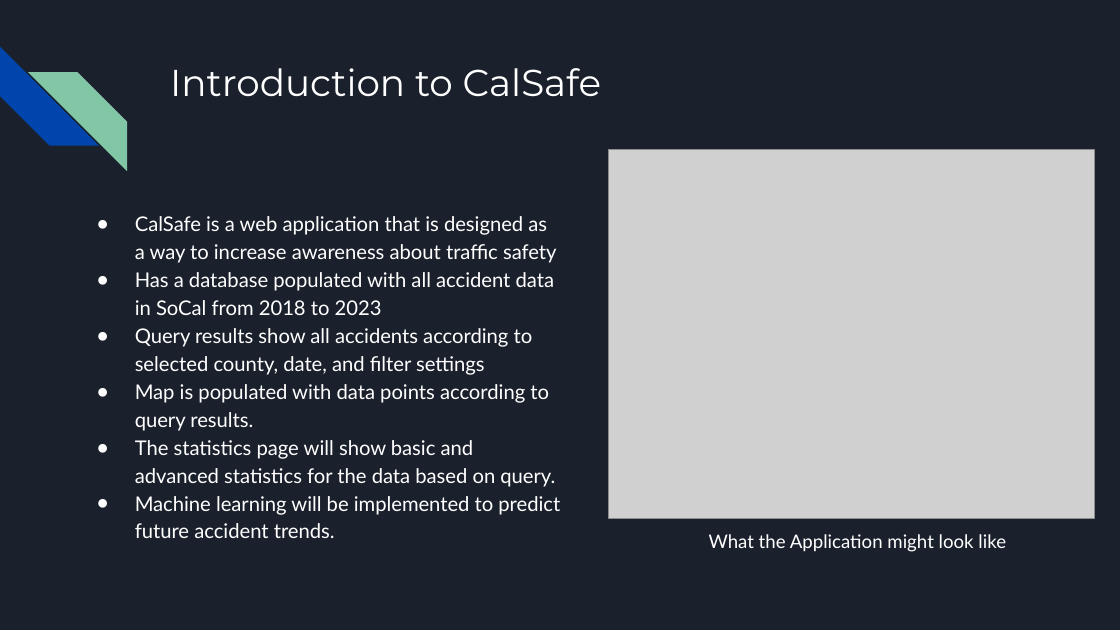
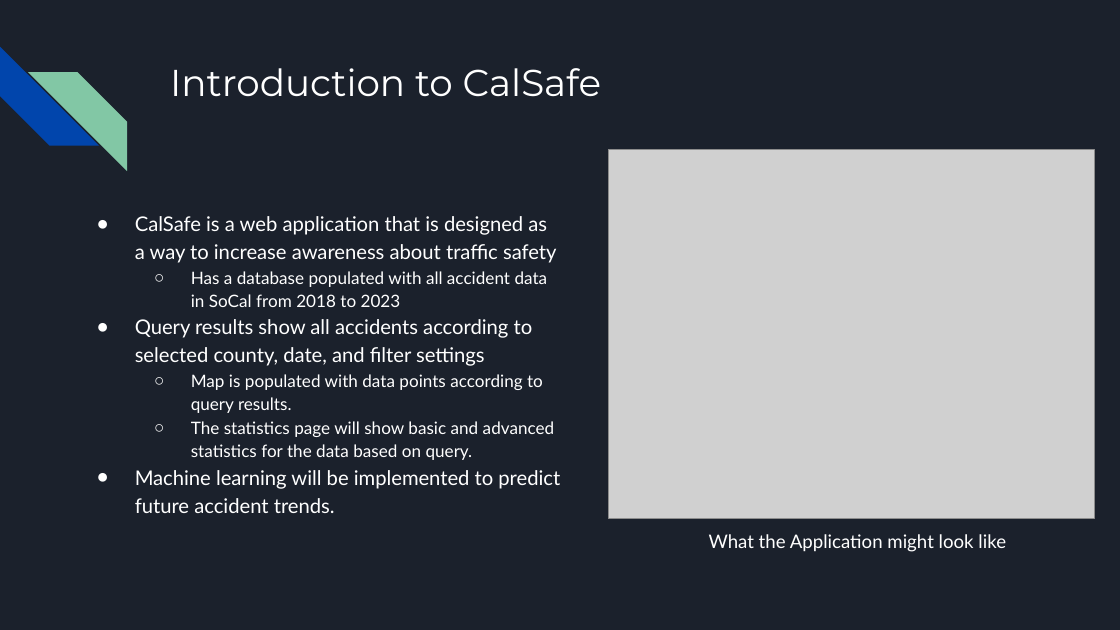
Before and after one commit to ethanl21/calsafe, a slide deck: slide 2 of Progress Screenshots/CalSafe Midterm Presentation.pptx. Drawn at 1120x630 pixels with LibreOffice and Linux fonts; fonts in the diff are those of the drawing; grey boxes stand for pictures. Boxes give left, top, right and bottom in pixels: in the first picture for what was removed or moved away, otherwise in the second. Text is boxed around its words. In the diff, an @@ line names an element or a change of style, - is before the commit and + after.

```diff
--- a/Progress Screenshots/CalSafe Midterm Presentation.pptx
+++ b/Progress Screenshots/CalSafe Midterm Presentation.pptx
@@ text at [191, 271, 555, 460]: size 13 to 11 pt in "Has a database populated with all accident ...", "Map is populated with data points according ...", "The statistics page will show basic and ..."; bullet ● to ○; list level 1 to 2 in "Has a database populated with ..."; list level 1 to 2 in "Map is populated with data ..."; list level 1 to 2 in "The statistics page will show ..." @@
```
Also in this commit, not shown: 3 other slides changed, 1 slide added, 9 other files.
